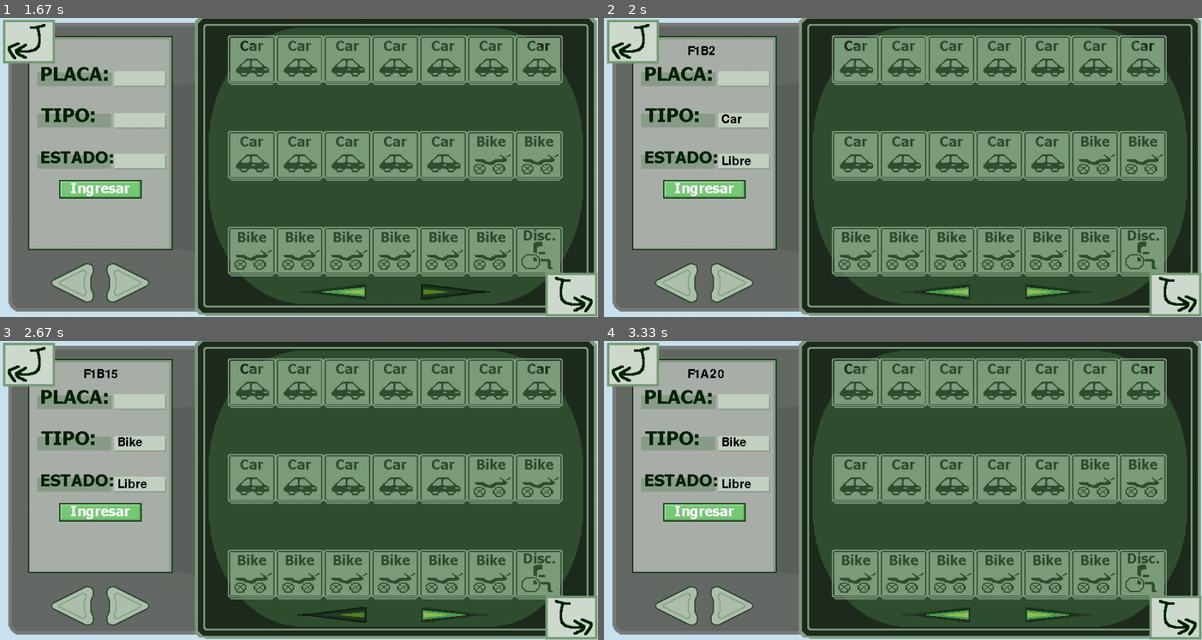
Above: before the commit, frames 1-4 (two rows, left to right).
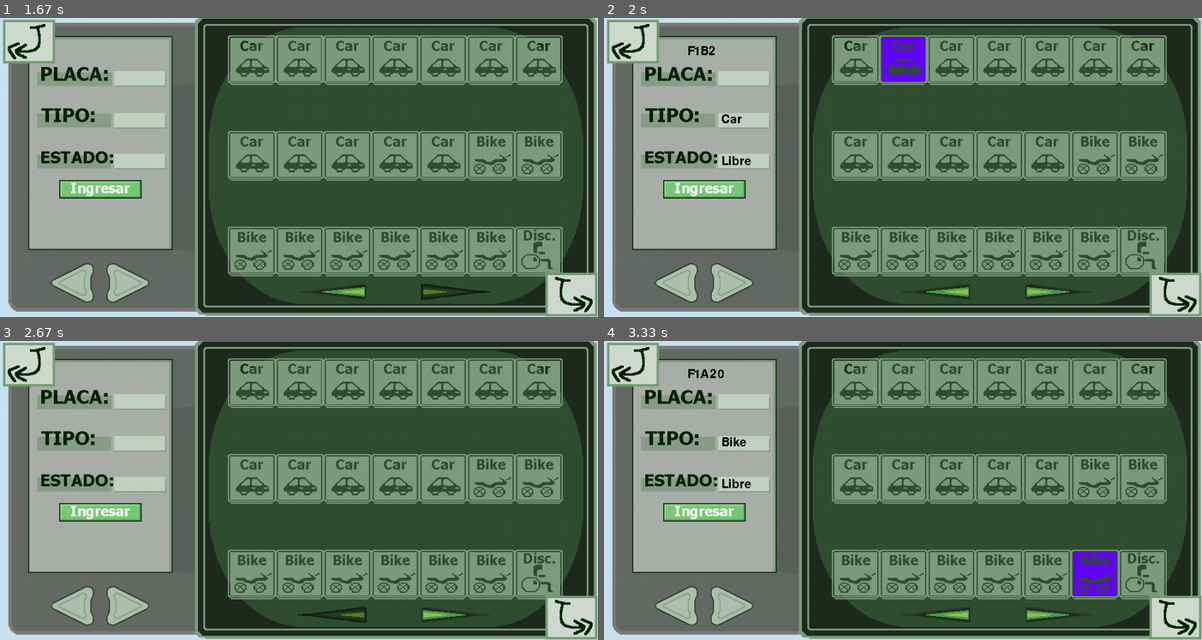
Above: after the commit, the same moments.

Repository: JDBorjaC/Parqueadero-EDD
Game: pygame game, started from main/window.py
Two runs of this game, one before a commit and one after it. Both use one fixed random seed, a clock stepped at 60 frames per second and the inputs below.
Inputs (mouse positions are in pixels of both pictures, inside the frame that each line leads up to):
- Up to frame 1 (1.67 s): click (299, 122) at 0.38 s; click (125, 281) at 0.72 s; click (71, 281) at 1.05 s; click (454, 293) at 1.38 s
- Up to frame 2 (2 s): click (914, 65) at 1.72 s
- Up to frame 3 (2.67 s): click (269, 568) at 2.05 s; click (328, 616) at 2.38 s
- Up to frame 4 (3.33 s): click (1022, 466) at 2.72 s; click (1112, 568) at 3.05 s

Frame 1 is identical in both runs. In frame 2, 0.9% of the frame differs, in the area x 46-54%, y 6-22%; in frame 3, 0.3%; in frame 4, 0.9%, in the area x 78-86%, y 70-86%.

Commit message:
fixing lot selection

Diff:
--- a/main/window.py
+++ b/main/window.py
@@ -121,7 +121,9 @@
 
 
         #Decide color
-        if not slot.getVehicle(): #If there *is* a vehicle in the slot, paint it green
+        if slot.keyEquals(currentSlot):
+            pArray.replace(pygame.Color(255,0,161,), pygame.Color(100,0,255))
+        elif not slot.getVehicle(): #If there *is* a vehicle in the slot, paint it green
             pArray.replace(pygame.Color(255, 0, 161), colorAvailable)
         else: #else, paint it red
             pArray.replace(pygame.Color(255, 0, 161), colorUnavailable)
@@ -134,9 +136,15 @@
         #a 381 le sumas la fraccion de la longitud en la que estas (1/7, 2/7, 3/7...)
         currentLot = pArray.make_surface()
         #Reset pArray
+        pArray.replace(pygame.Color(100,0,255), pygame.Color(255,0,161))
         pArray.replace(colorAvailable, pygame.Color(255,0,161))
         pArray.replace(colorUnavailable, pygame.Color(255, 0, 161))
         screen.blit(currentLot, (381+(xPixel/7)*560, 30+(160*yOffset)))
+
+def resetLabelsTab2():
+    tab2inputs['lot'].setText('')
+    tab2inputs['tipo'].setText('')
+    tab2inputs['estado'].setText('')
 
 
 #game loop
@@ -188,15 +196,23 @@
 
             if floorUpBtn.draw() and floor<2:
                 floor += 1
+                currentSlot = ''
+                resetLabelsTab2()
 
             if floorDownBtn.draw() and floor>0:
                 floor -= 1
+                currentSlot = ''
+                resetLabelsTab2()
 
             if rowUpBtn.draw() and row<9:
                 row += 1
+                currentSlot = ''
+                resetLabelsTab2()
 
             if rowDownBtn.draw() and row>0:
                 row -= 1
+                currentSlot = ''
+                resetLabelsTab2()
 
             if addBtn.draw():
                 print("addPressed")
